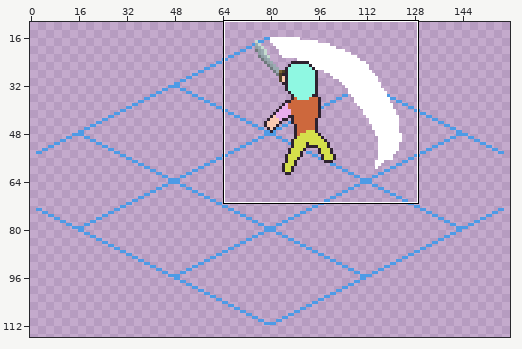
Pixel-art file -- Assets/Sprites/Units/Composite/base_unit.aseprite. The picture above shows the old version from afar; the outline marks the close-up.
Close-up. Earlier state:
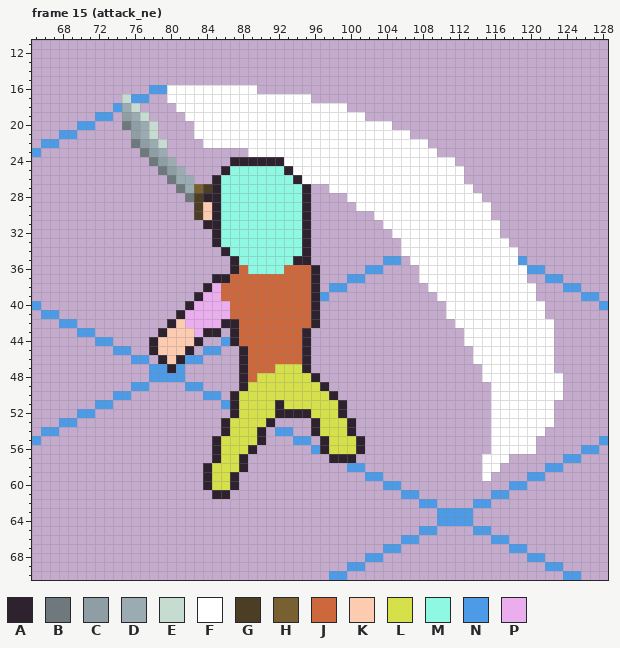
160x128 pixels, 26 frames. Shown: frame 15 (attack_ne): x 65..128, y 11..70. The wide view leaves out empty margins. The commit also changed other frames or places, which this record leaves out.
Visible layers, top first: "base", "head", "torso", "sword", "legs", "back_arm_sword", "back_arm", "tile".
Palette (. is transparent): A #2e222f  B #6f797d  C #8f9ea4  D #9babb2  E #c7dcd0  F #ffffff  G #4c3e24  H #796032  J #cd683d  K #fdcbb0  L #d5e04b  M #8ff8e2  N #4d9be6  P #eaaded
Pixels before, frame 15 (attack_ne) (only the part around the change), first column x 65:
11 ................................................................
12 ................................................................
13 ................................................................
14 ................................................................
15 ................................................................
16 .............NNFFFFFFFFFF.......................................
17 ..........ENN..FFFFFFFFFFFFFFFF.................................
18 .........NDE....FFFFFFFFFFFFFFFFFFF.............................
19 .......NN.CDE....FFFFFFFFFFFFFFFFFFFF...........................
20 .....NN...BCDE....FFFFFFFFFFFFFFFFFFFFFF........................
21 ...NN......CDE....FFFFFFFFFFFFFFFFFFFFFFFF......................
22 .NN........BCDE....FFFFFFFFFFFFFFFFFFFFFFFFF....................
23 N...........BCD.........FFFFFFFFFFFFFFFFFFFFF...................
24 .............BCD......AAAAAAFFFFFFFFFFFFFFFFFFF.................
25 ..............BCD....AMMMMMMAFFFFFFFFFFFFFFFFFFF................
26 ...............BDD..AMMMMMMMMAFFFFFFFFFFFFFFFFFF................
27 ................BDHGAMMMMMMMMMA..FFFFFFFFFFFFFFFF...............
28 .................BGAAMMMMMMMMMA....FFFFFFFFFFFFFFF..............
29 ..................GKAMMMMMMMMMA.....FFFFFFFFFFFFFFF.............
30 ..................GKAMMMMMMMMMA.......FFFFFFFFFFFFF.............
31 ...................AAMMMMMMMMMA........FFFFFFFFFFFFF............
32 ....................AMMMMMMMMMA.........FFFFFFFFFFFF............
33 ....................AMMMMMMMMMA..........FFFFFFFFFFFF...........
34 .....................AMMMMMMMMA..........FFFFFFFFFFFFF..........
35 ......................AMMMMMMAA........NN.FFFFFFFFFFFFN.........
36 ......................AJMMMMJJJA.....NN....FFFFFFFFFFFFNN.......
37 ....................AAJJJJJJJJJA...NN......FFFFFFFFFFFF..NN.....
38 ...................APJJJJJJJJJJA.NN.........FFFFFFFFFFFF...NN...
39 ..................APPJJJJJJJJJJAN............FFFFFFFFFFF.....NN.
40 N................APPPPJJJJJJJJJA..............FFFFFFFFFFF......N
41 .NN.............APPPPPJJJJJJJJJA..............FFFFFFFFFFF.......
42 ...NN..........AKPPPPAAJJJJJJJJA...............FFFFFFFFFFF......
43 .....NN.......AKKKPAA.AJJJJJJJA.................FFFFFFFFFF......
44 .......NN....AKKKKA..NAJJJJJJJA.................FFFFFFFFFF......
45 .........NN..AKKKA.NN..AJJJJJJA..................FFFFFFFFF......
46 ...........NN.AKANN....AJJJJJJA..................FFFFFFFFF......
47 .............NNAN......AJJJLLLA...................FFFFFFFF......
48 .............NNNN......AJLLLLLLA..................FFFFFFFFF.....
49 ...........NN....NN....ALLLLLLLLA..................FFFFFFFF.....
50 .........NN........NN.ALLLLLLLLLLA.................FFFFFFFF.....
51 .......NN............NALLLLALLLLLLA................FFFFFFF......
52 .....NN...............ALLLLAAAALLLA................FFFFFFF......
53 ...NN................ALLLLA....ALLLA...............FFFFFFF......
54 .NN..................ALLLA.NN..ALLLA...............FFFFFF.......
55 N...................ALLLLA...NN.ALLLA..............FFFFF.......N
56 ....................ALLLA......NALLLA..............FFFFF.....NN.
57 ....................ALLA.........AAA..............FFF......NN...
58 ...................ALLLA...........NN.............FF.....NN.....
59 ...................ALLA..............NN...........F....NN.......
60 ...................ALLA................NN............NN.........
61 ....................AA...................NN........NN...........
62 ...........................................NN....NN.............
63 .............................................NNNN...............
64 .............................................NNNN...............
65 ...........................................NN....NN.............
66 .........................................NN........NN...........
67 .......................................NN............NN.........
68 .....................................NN................NN.......
69 ...................................NN....................NN.....
70 .................................NN........................NN...
The result:
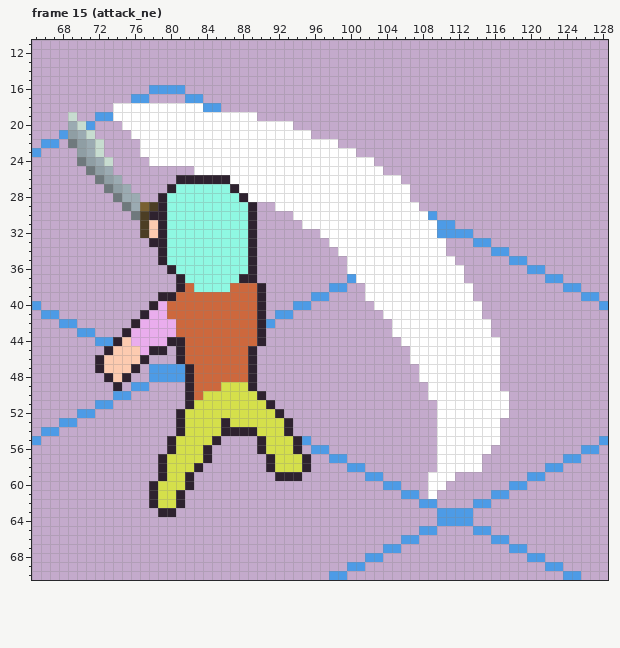
From old to new:
Changed rows in their new state; - is an unchanged pixel.
Frame 15 (attack_ne):
first column x 69:
16 -----------NN........----------------------------------
17 ------.----..NN............----------------------------
18 -----FFFFFFF---NN..............------------------------
19 E----FFFFFFFF--------............----------------------
20 DE----FFFFFFFF-----------...........-------------------
21 CDE----FFFFFFF-------------...........-----------------
22 BCDE---.FFFFFFF---------------..........---------------
23 -CDE----FFFFFFFFFFFF------------.........--------------
24 -BCDE----FFFFFFFFFFFFFFF----------.........------------
25 --BCD-----...-FFFFFFFFFFF----------.........-----------
26 ---BCD-----.AAAA-AFFFFFFFF-----------.......-----------
27 ----BCD----AMMMMM-AFFFFFFFFFF---------.......----------
28 -----BDD--AMMMMMM--AFFFFFFFFFFF-------........---------
29 ------BDHGAMMMMMM---A..FFFFFFFFF-------........--------
30 -------BGAAMMMMMM---A....FFFFFFFFF------N......--------
31 --------GKAMMMMMM---A.....FFFFFFFFF------NN.....-------
32 --------GKAMMMMMM---A......-FFFFFFFF-----NNNN...-------
33 ---------AAMMMMMM---A......--FFFFFFFF-----...NN..------
34 ----------AMMMMMMM--A......---FFFFFFF-----.....NN.-----
35 ----------AMMMMMMMM-A......----FFFFFFF-----......N-----
36 -----------AMMMMMMMMA.......---FFFFFFFF-----.......----
37 ------------AMMMMMMAA.......----FFFFFFF-----.......----
38 ------------AJMMMM---A......-----FFFFFFF-----.......---
39 ----------AAJJJJJ----A.....N-----FFFFFFFF----.......---
40 ---------APJJJJJJJ---A...NN.------FFFFFFFF----.......--
41 --------APPJJJJJJJ---A.NN...-------FFFFFFF----.......--
42 -------APPPPJJJJJJJ--AN.....--------FFFFFFF----.......-
43 ------APPPPPJJJJJJJ--A.....---------FFFFFFFF---.......-
44 -----AKPPPPAAJJJJJJ--A.....----------FFFFFFF----......-
45 ----AKKKP-A.AJJJJJJJA......-----------FFFFFFF---......-
46 ---AKKKKA-..-JJJJJJJA......-----------FFFFFFF---......-
47 ---AKKKA---N-AJJJJJJA......------------FFFFFFF--......-
48 ----AKA------AJJJJJJA.......-----------FFFFFFF--.......
49 -----A-------AJJJLLLA........-----------FFFFFFF-.......
50 -------------AJLLLL--A........----------FFFFFFF--......
51 -------------ALLLLL---A........----------FFFFFF--.....-
52 ------------ALLLLLL-----.......----------FFFFFF--.....-
53 ------------ALLLL-----LLA--.....---------FFFFFF-......-
54 ------------ALLLL-AAALLLA--.....---------FFFFFF-.....--
55 -----------ALLLL-....-LLLA--.....--------FFFFFF-....---
56 -----------ALLLA.....ALLLA--N....--------FFFFFF.....---
57 ----------ALLLLA....--ALLLA--NN.---------FFFFF...------
58 ----------ALLLA.....--ALLLA--------------FFFFF..-------
59 ----------ALLA-....----AAA--------------FFF---.--------
60 ---------ALLLA-....---------------------FF-------------
61 ---------ALLA---..----------------------F--------------
62 ---------ALLA------------------------------------------
63 ----------AA-------------------------------------------
Pixel boxes of the changes (left, top, right, bottom) in both close-ups:
changed: (68, 85, 563, 517)
